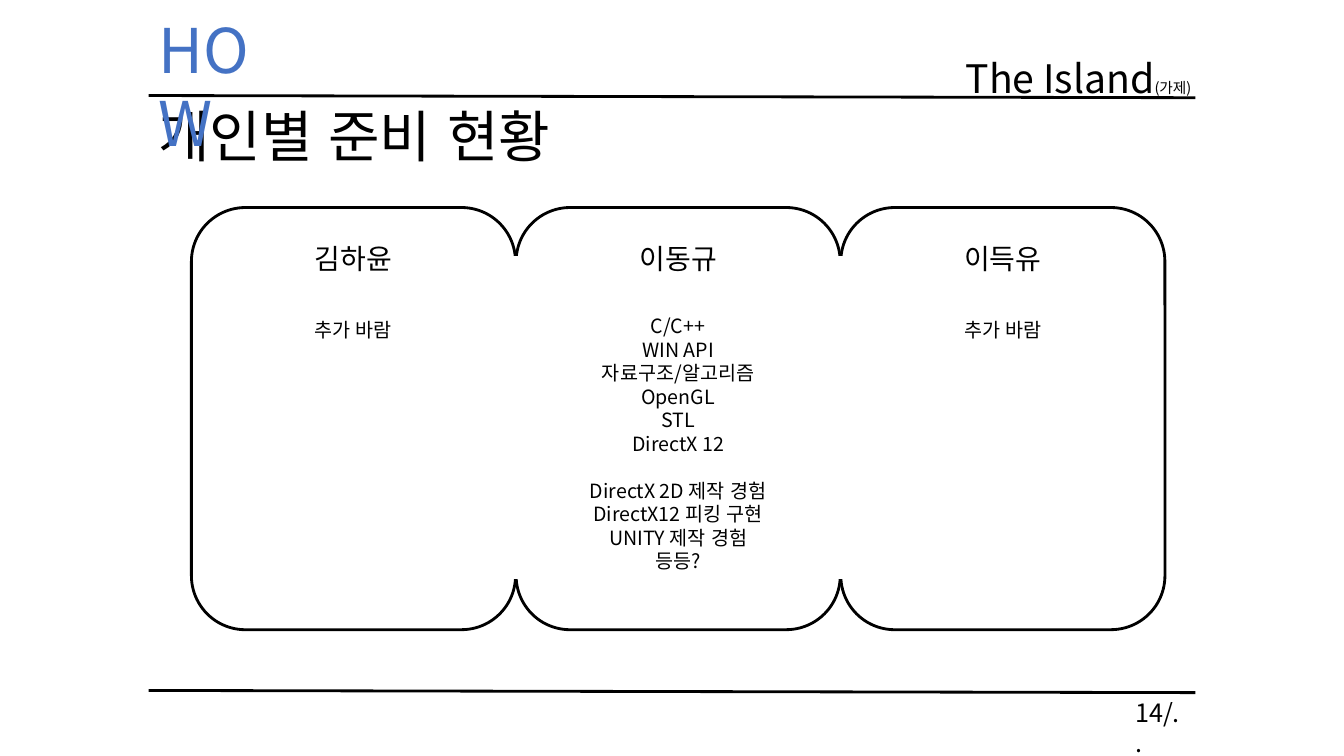
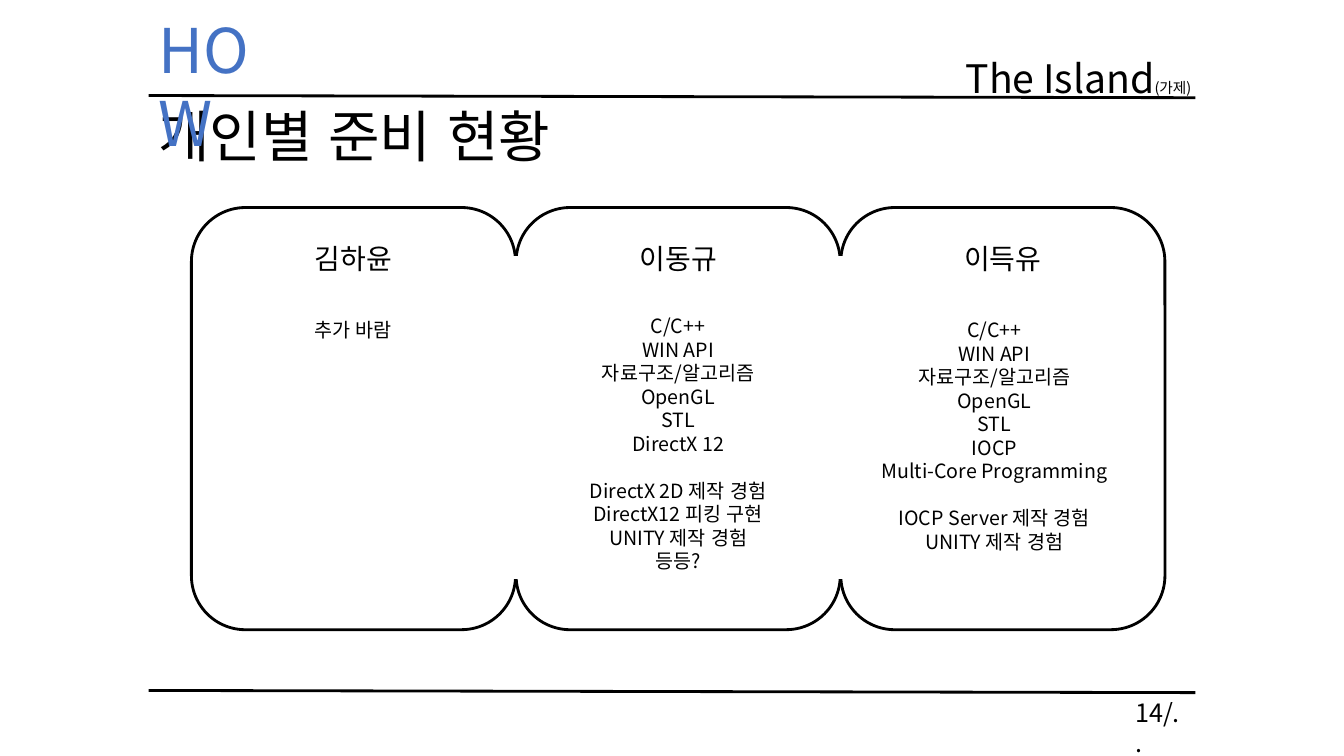
Before and after one commit to KimHaYoon/SickPerson, a slide deck: slide 14 of 문서/졸업작품 게임 기획서 초안.pptx. Drawn at 1344x756 pixels with LibreOffice and Linux fonts; fonts in the diff are those of the drawing. Boxes give left, top, right and bottom in pixels: in the first picture for what was removed or moved away, otherwise in the second. Text is boxed around its words. In the diff, an @@ line names an element or a change of style, - is before the commit and + after.

```diff
--- a/문서/졸업작품 게임 기획서 초안.pptx
+++ b/문서/졸업작품 게임 기획서 초안.pptx
@@ rounded rectangle at [841,208,1166,630]: proportions changed @@
@@ text added at [881,321,1107,551], 14 pt, text #000000 @@
+C/C++
+WIN API
+자료구조/알고리즘
+OpenGL
+STL
+IOCP
+Multi-Core Programming
+IOCP Server 제작 경험
+UNITY 제작 경험
@@ text removed at [964,320,1042,339] @@
-추가 바람
```
Also in this commit, not shown: 2 other slides changed, 11 other files.
